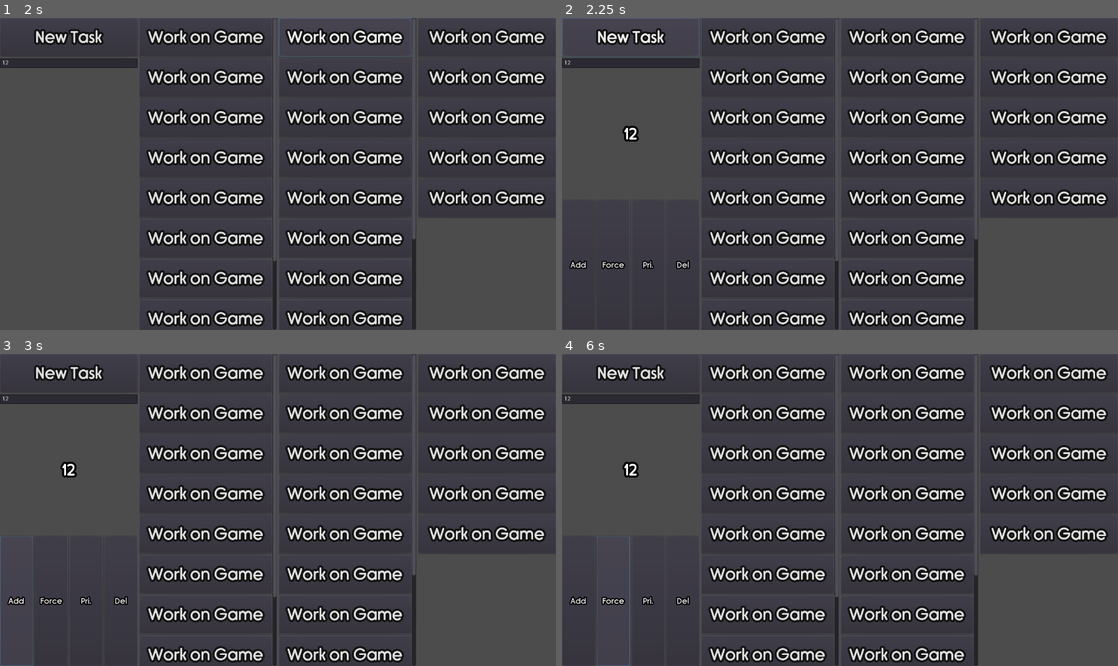
Above: before the commit, frames 1-4 (two rows, left to right).
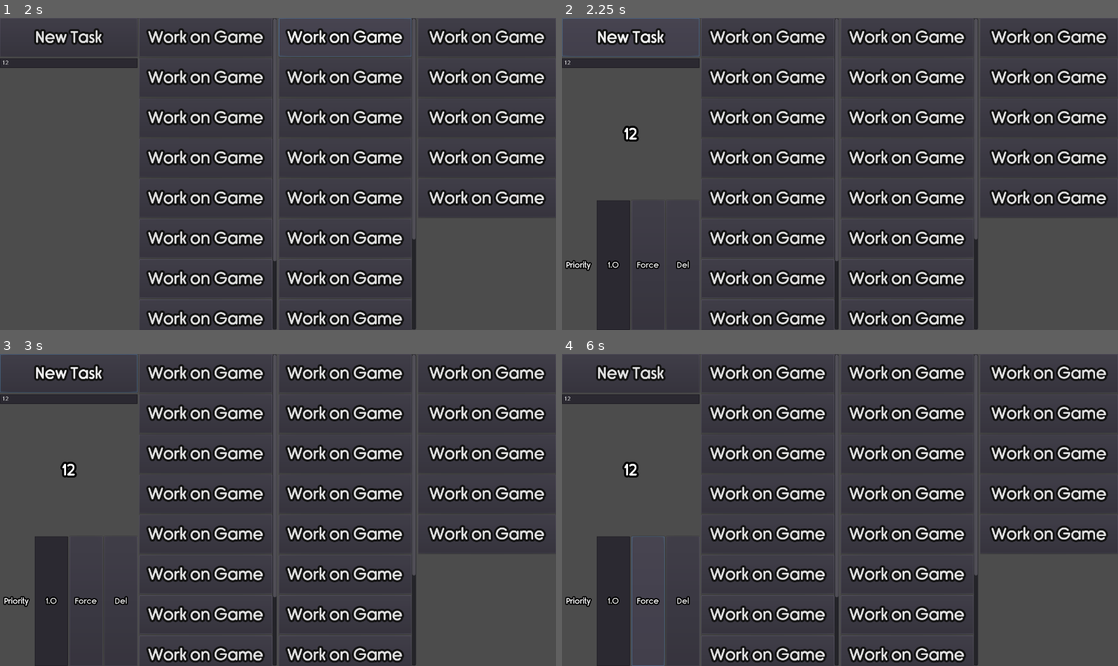
Above: after the commit, the same moments.

Repository: Tzeryushi/Daily-Driving
Game: Godot game, scene res://MainBlock.tscn
Same seed, same stepped clock (60 frames per second), same inputs: the game is played once before the commit and once after it.
Inputs (mouse positions are in pixels of both pictures, inside the frame that each line leads up to):
- Up to frame 1 (2 s): click (66, 61) at 0.52 s; type "12" at 0.6 s; click "Work on Game" at 1.25 s
- Up to frame 2 (2.25 s): click "New Task" at 2 s
- Up to frame 3 (3 s): click (16, 600) at 2.75 s, where only the run before the commit has a clickable "Add"
- Up to frame 4 (6 s): click "Del" at 3.5 s; click "New Task" at 4.25 s; click (645, 600) at 5 s, where only the run before the commit has a clickable "Pri."; click "Force" at 5.75 s

Frame 1 is identical in both runs. In frame 2, 0.4% of the frame differs, in the area x 0-18%, y 58-100%; in frame 3, 0.6%; in frame 4, 2.8%, in the area x 0-19%, y 58-100%.

Commit message:
Priority

Diff:
--- a/Element.gd
+++ b/Element.gd
@@ -15,3 +15,7 @@
 
 func _on_Delete_pressed():
 	destroy() # Replace with function body.
+
+
+func _on_PriorityInput_text_entered(new_text):
+	priority = float(new_text)
--- a/Element.tscn
+++ b/Element.tscn
@@ -1,19 +1,8 @@
-[gd_scene load_steps=6 format=2]
+[gd_scene load_steps=4 format=2]
 
 [ext_resource path="res://ElementScor.tres" type="Theme" id=1]
-[ext_resource path="res://rimouski sb.otf" type="DynamicFontData" id=2]
+[ext_resource path="res://ElementDetails.tres" type="Theme" id=2]
 [ext_resource path="res://Element.gd" type="Script" id=3]
-
-[sub_resource type="DynamicFont" id=1]
-size = 20
-outline_size = 3
-outline_color = Color( 0, 0, 0, 1 )
-use_mipmaps = true
-use_filter = true
-font_data = ExtResource( 2 )
-
-[sub_resource type="Theme" id=2]
-Button/fonts/font = SubResource( 1 )
 
 [node name="Element" type="VBoxContainer"]
 anchor_right = 1.0
@@ -37,39 +26,44 @@
 [node name="HBoxContainer" type="HBoxContainer" parent="."]
 margin_top = 73.0
 margin_right = 270.0
-margin_bottom = 104.0
+margin_bottom = 108.0
 size_flags_horizontal = 3
 size_flags_vertical = 3
 
-[node name="Add" type="Button" parent="HBoxContainer"]
-margin_right = 64.0
-margin_bottom = 31.0
+[node name="Priority" type="Label" parent="HBoxContainer"]
+margin_top = 5.0
+margin_right = 61.0
+margin_bottom = 30.0
 size_flags_horizontal = 3
-theme = SubResource( 2 )
-text = "Add"
+theme = ExtResource( 2 )
+text = "Priority"
+align = 1
+valign = 1
+
+[node name="PriorityInput" type="LineEdit" parent="HBoxContainer"]
+margin_left = 65.0
+margin_right = 135.0
+margin_bottom = 35.0
+size_flags_horizontal = 3
+theme = ExtResource( 2 )
+text = "1.0"
+align = 1
 
 [node name="Force" type="Button" parent="HBoxContainer"]
-margin_left = 68.0
-margin_right = 134.0
-margin_bottom = 31.0
+margin_left = 139.0
+margin_right = 205.0
+margin_bottom = 35.0
 size_flags_horizontal = 3
-theme = SubResource( 2 )
+theme = ExtResource( 2 )
 text = "Force"
 
-[node name="Priority" type="Button" parent="HBoxContainer"]
-margin_left = 138.0
-margin_right = 202.0
-margin_bottom = 31.0
+[node name="Delete" type="Button" parent="HBoxContainer"]
+margin_left = 209.0
+margin_right = 270.0
+margin_bottom = 35.0
 size_flags_horizontal = 3
-theme = SubResource( 2 )
-text = "Pri."
-
-[node name="Delete" type="Button" parent="HBoxContainer"]
-margin_left = 206.0
-margin_right = 270.0
-margin_bottom = 31.0
-size_flags_horizontal = 3
-theme = SubResource( 2 )
+theme = ExtResource( 2 )
 text = "Del"
 
+[connection signal="text_entered" from="HBoxContainer/PriorityInput" to="." method="_on_PriorityInput_text_entered"]
 [connection signal="pressed" from="HBoxContainer/Delete" to="." method="_on_Delete_pressed"]
--- /dev/null
+++ b/ElementDetails.tres
@@ -0,0 +1,32 @@
+[gd_resource type="Theme" load_steps=5 format=2]
+
+[ext_resource path="res://rimouski sb.otf" type="DynamicFontData" id=1]
+
+[sub_resource type="DynamicFont" id=1]
+size = 20
+outline_size = 3
+outline_color = Color( 0, 0, 0, 1 )
+use_mipmaps = true
+use_filter = true
+font_data = ExtResource( 1 )
+
+[sub_resource type="DynamicFont" id=2]
+size = 20
+outline_size = 3
+outline_color = Color( 0, 0, 0, 1 )
+use_mipmaps = true
+use_filter = true
+font_data = ExtResource( 1 )
+
+[sub_resource type="DynamicFont" id=3]
+size = 20
+outline_size = 3
+outline_color = Color( 0, 0, 0, 1 )
+use_mipmaps = true
+use_filter = true
+font_data = ExtResource( 1 )
+
+[resource]
+Button/fonts/font = SubResource( 1 )
+Label/fonts/font = SubResource( 2 )
+LineEdit/fonts/font = SubResource( 3 )
